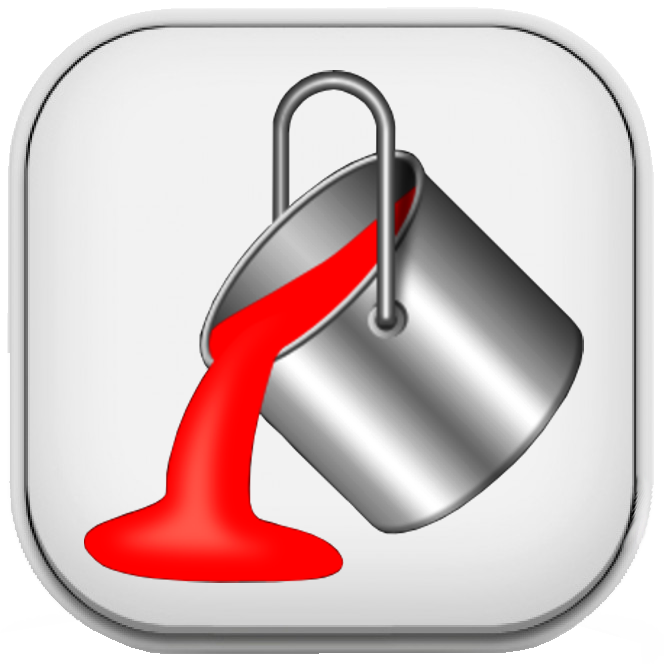
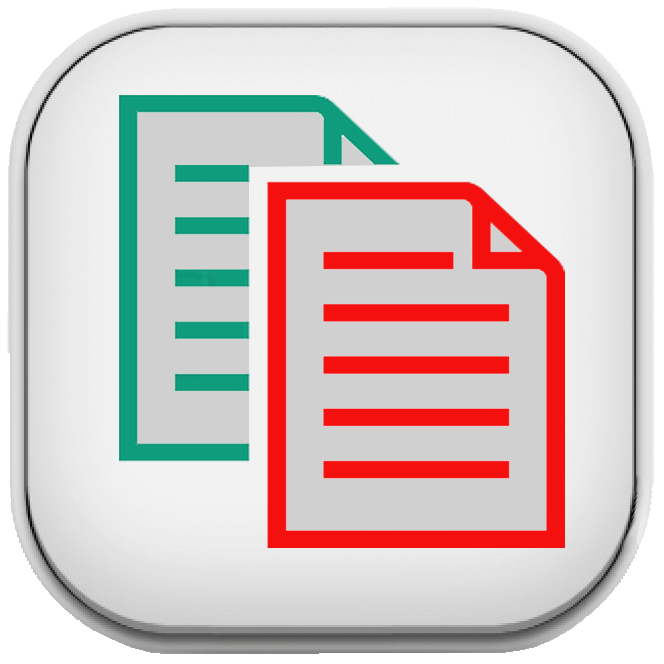
Before/after of a (664, 664) layered artwork. What changed in the layer stack:
added layer "copy" above "REDO" over (119, 95, 565, 548)
hid "Fill" over (84, 70, 584, 583)